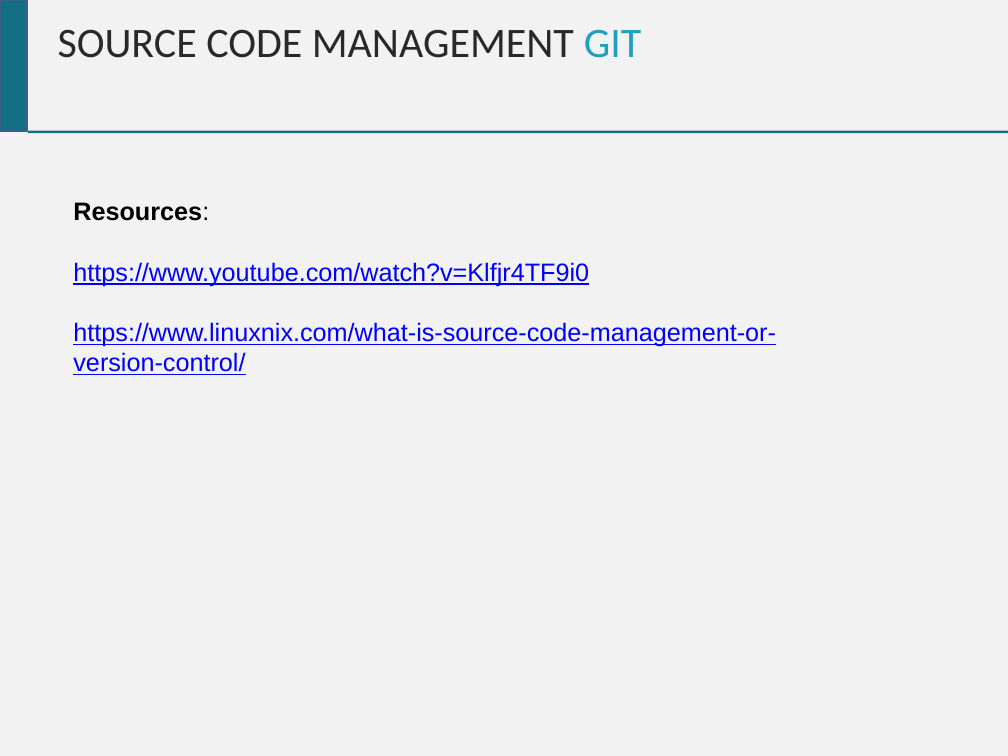
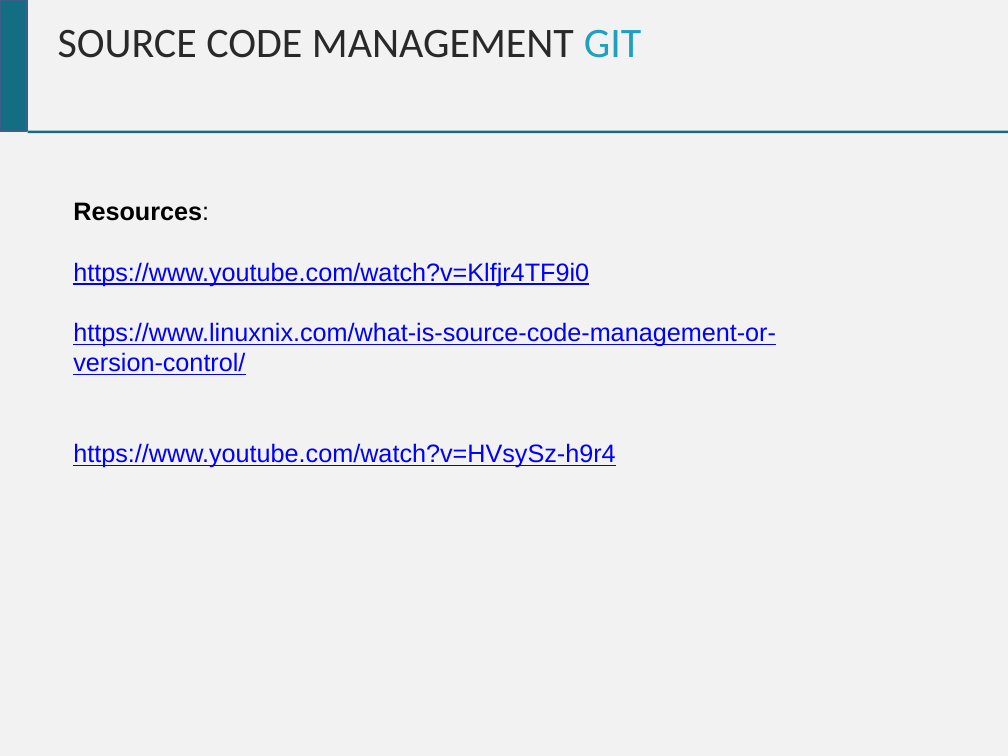
Before and after one commit to chrisgauthier742018/devopscourse, a slide deck: slide 13 of Dev Ops Course.pptx. Drawn at 1008x756 pixels with LibreOffice and Linux fonts; fonts in the diff are those of the drawing. Boxes give left, top, right and bottom in pixels: in the first picture for what was removed or moved away, otherwise in the second. Text is boxed around its words. In the diff, an @@ line names an element or a change of style, - is before the commit and + after.

```diff
--- a/Dev Ops Course.pptx
+++ b/Dev Ops Course.pptx
@@ text at (73, 443, 615, 468): paragraph added @@
+https://www.youtube.com/watch?v=HVsySz-h9r4
```
Also in this commit, not shown: 5 other slides changed, 4 slides added.
